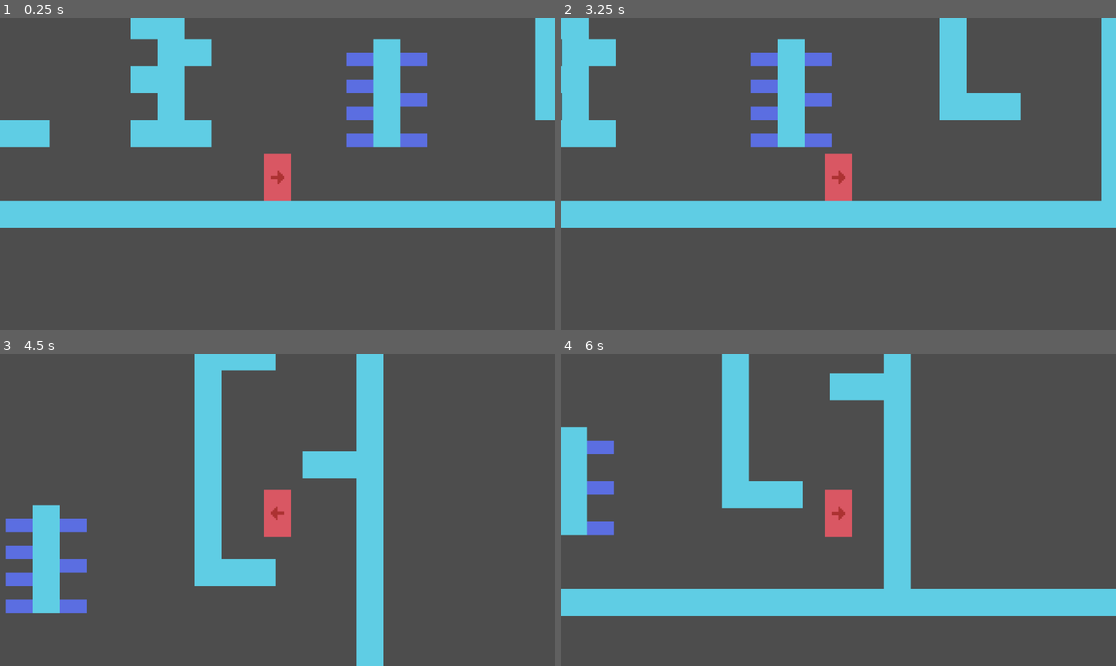
Above: before the commit, frames 1-4 (two rows, left to right).
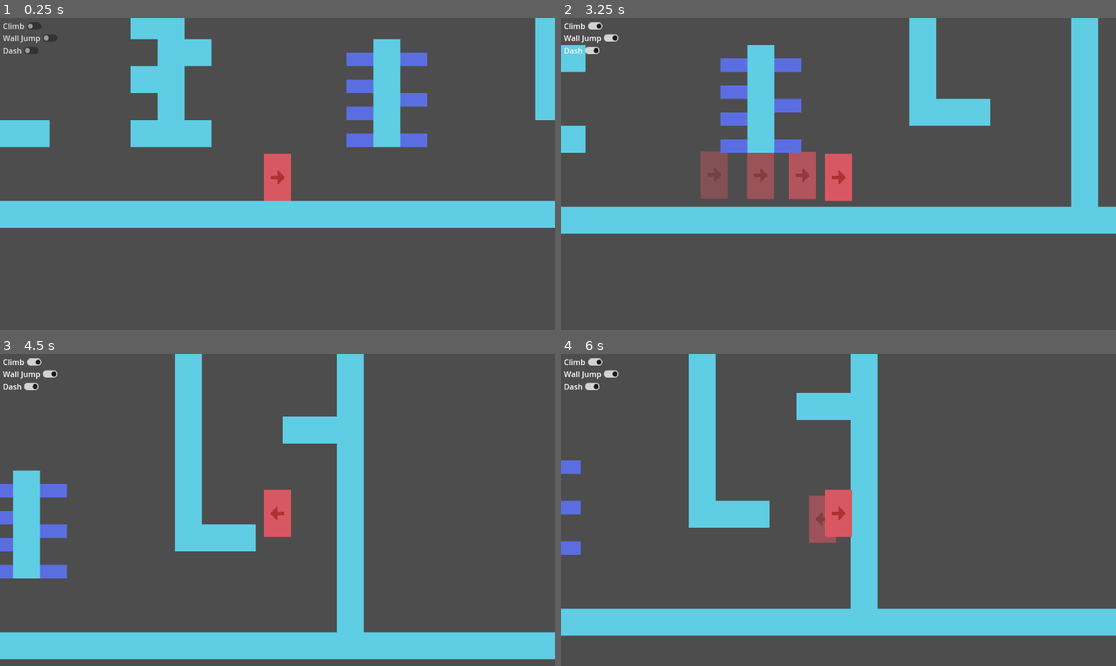
Above: after the commit, the same moments.

Repository: Alfrenzo/TestPlayerController
Game: Godot game, scene res://Scene.tscn
Two runs of this game, one before a commit and one after it. Both use one fixed random seed, a clock stepped at 60 frames per second and the inputs below. The engine's default icon, where the game draws it, is replaced by a stand-in: a white triangle on a blue panel in a dark square.
Inputs (mouse positions are in pixels of both pictures, inside the frame that each line leads up to):
- Up to frame 1 (0.25 s): no input
- Up to frame 2 (3.25 s): click (583, 27) at 0.5 s, where only the run after the commit has a clickable "Climb"; click (588, 36) at 1.25 s, where only the run after the commit has a clickable "Wall Jump"; click (583, 49) at 2 s, where only the run after the commit has a clickable "Dash"; tap Enter at 2.75 s; hold D (move_right) from 2.78 s (still down); hold L (climb) from 2.78 s (still down); tap Space (jump) at 3.02 s; tap Shift (dash) at 3.05 s
- Up to frame 3 (4.5 s): tap Space (jump) at 3.32, 3.77, 3.8, 4.07 s; release L (climb) at 3.53 s; tap Shift (dash) at 3.6 s; release D (move_right) at 4.28 s; hold A (move_left) from 4.28 s (still down); hold Space (jump) from 4.28 s (still down)
- Up to frame 4 (6 s): tap L (climb) at 4.55, 5.1 s; release A (move_left) at 5.03 s; release Space (jump) at 5.03 s; hold D (move_right) from 5.03 s (still down); tap Space (jump) at 5.27, 5.57 s; tap Shift (dash) at 5.3, 5.85 s; hold Space (jump) from 5.78 s (still down)

The runs differ from the first frame. In frame 1, 0.3% of the frame differs, in the area x 0-11%, y 1-12%; in frame 2, 22%; in frame 3, 27%; in frame 4, 30%, in the area x 0-100%, y 0-91%.

Commit message:
Added dash effect and buttons to disable abilities

Diff:
--- /dev/null
+++ b/DashGhost.gd
@@ -0,0 +1,6 @@
+extends Sprite2D
+
+func _ready():
+	var tween = get_tree().create_tween()
+	tween.tween_property(self, "modulate:a", 0.0, 0.3)
+	tween.tween_callback(self.queue_free)
--- /dev/null
+++ b/GhostScene.tscn
@@ -0,0 +1,9 @@
+[gd_scene load_steps=3 format=3 uid="uid://chxacjuwynjop"]
+
+[ext_resource type="Texture2D" uid="uid://e3t21er5f1og" path="res://icon.svg" id="1_a0y3j"]
+[ext_resource type="Script" path="res://DashGhost.gd" id="2_hxnma"]
+
+[node name="GhostScene" type="Sprite2D"]
+z_index = -1
+texture = ExtResource("1_a0y3j")
+script = ExtResource("2_hxnma")
--- a/Player.gd
+++ b/Player.gd
@@ -19,6 +19,7 @@
 @onready var wallJumpTimer = $Timers/WallJumpTimer
 @onready var wallJumpPauseTimer = $Timers/WallJumpPauseTimer
 @onready var wallJumpDeclineTimer = $Timers/WallJumpDeclineTimer
+@onready var ghostTimer = $Timers/GhostTimer
 @onready var groundDetector = $GroundDetector
 @onready var wallDetectorRight = $WallDetectors/WallDetectorRight
 @onready var wallDetectorLeft = $WallDetectors/WallDetectorLeft
@@ -52,8 +53,9 @@
 enum Ability { CLIMBING, WALL_JUMP, DASH }
 enum State { NORMAL, CLIMBING, WALL_JUMPING, WALL_JUMP_DECLINE }
 var state = State.NORMAL
-var abilities = [Ability.CLIMBING, Ability.WALL_JUMP, Ability.DASH]
-
+var abilities = []
+
+var ghost_scene = preload("res://GhostScene.tscn")
 var gravity = ProjectSettings.get_setting("physics/2d/default_gravity")
 var checkpoint = Vector2.ZERO
 
@@ -62,6 +64,7 @@
 	checkpoint = global_position
 	wallJumpPauseTimer.timeout.connect(active_wall_jump_decline)
 	wallJumpDeclineTimer.timeout.connect(switch_to_normal_state)
+	ghostTimer.timeout.connect(on_ghost_timer_timeout)
 
 func _physics_process(delta):
 	state = get_updated_state()
@@ -138,7 +141,7 @@
 			velocity.y += gravity * (lowJumpMultiplier * multiplier) * delta
 
 func handle_buffers():
-	if isOnFloor or isOnWall:
+	if isOnFloor or (state == State.CLIMBING and isOnWall):
 		if jumpBuffered:
 			jump()
 	if isOnFloor:
@@ -150,13 +153,13 @@
 		var currentTime = Time.get_ticks_msec()
 		var dashElapTime = (currentTime - dashStartTime) / 1000.0
 
-		if dashElapTime < 0.1:
+		if dashElapTime < 0.15:
 			var vel = dashDir.normalized() * Vector2(dashDistance, dashDistance / 1.8)
 			vel /= 10
 			velocity = vel
 		else:
 			isDashing = false
-			#ghostTimer.stop()
+			ghostTimer.stop()
 		return
 
 	if isOnFloor:
@@ -170,12 +173,25 @@
 			get_tree().create_timer(jumpBufferTime).timeout.connect(reset_dash_buffer)
 
 func dash():
-	#ghostTimer.start()
-	#instance_ghost()
+	ghostTimer.start()
+	instance_ghost()
 	dashDir = Vector2(Input.get_axis("move_left", "move_right"),Input.get_axis("move_up", "move_down"))
 	dashAvailable = false
 	isDashing = true
 	dashStartTime = Time.get_ticks_msec()
+
+func instance_ghost():
+	var ghost: Sprite2D = ghost_scene.instantiate()
+	get_tree().root.add_child(ghost)
+
+	#ghost.position = sprite.position
+	ghost.global_position = global_position + sprite.position
+	ghost.texture = sprite.texture
+	ghost.flip_h = sprite.flip_h
+
+# Ran multiple times throughout dash
+func on_ghost_timer_timeout():
+	instance_ghost()
 
 func reset_dash_buffer():
 	dashBuffered = false
@@ -329,3 +345,28 @@
 		velocity.x = facingDir * speed
 	else:
 		velocity.x = 0
+
+# Enable/disable ability test buttons
+func _on_climb_button_toggled(toggled_on):
+	var index = abilities.find(Ability.CLIMBING)
+	if index != -1:
+		abilities.remove_at(index)
+
+	if toggled_on:
+		abilities.append(Ability.CLIMBING)
+
+func _on_wall_jump_button_toggled(toggled_on):
+	var index = abilities.find(Ability.WALL_JUMP)
+	if index != -1:
+		abilities.remove_at(index)
+
+	if toggled_on:
+		abilities.append(Ability.WALL_JUMP)
+
+func _on_dash_button_toggled(toggled_on):
+	var index = abilities.find(Ability.DASH)
+	if index != -1:
+		abilities.remove_at(index)
+
+	if toggled_on:
+		abilities.append(Ability.DASH)
--- a/Player.tscn
+++ b/Player.tscn
@@ -26,10 +26,12 @@
 texture = ExtResource("2_nwh2l")
 
 [node name="Collider" type="CollisionShape2D" parent="."]
+visible = false
 position = Vector2(0, 2.5)
 shape = SubResource("RectangleShape2D_wy7b0")
 
 [node name="GroundDetector" type="Area2D" parent="."]
+visible = false
 collision_mask = 2
 
 [node name="CollisionShape2D" type="CollisionShape2D" parent="GroundDetector"]
@@ -76,6 +78,7 @@
 collision_mask = 2
 
 [node name="WallDetectors" type="Control" parent="."]
+visible = false
 layout_mode = 3
 anchors_preset = 0
 offset_right = 40.0
@@ -123,4 +126,7 @@
 wait_time = 0.2
 one_shot = true
 
+[node name="GhostTimer" type="Timer" parent="Timers"]
+wait_time = 0.05
+
 [connection signal="body_entered" from="Hitbox" to="." method="_on_spiked_entered"]
--- a/Scene.tscn
+++ b/Scene.tscn
@@ -76,3 +76,30 @@
 tile_set = SubResource("TileSet_qc5r8")
 format = 2
 layer_0/tile_data = PackedInt32Array(-65522, 0, 0, -65521, 0, 0, -65520, 0, 0, -65519, 0, 0, -65516, 0, 0, -65515, 0, 0 …(309 unchanged characters)…
+
+[node name="CanvasLayer" type="CanvasLayer" parent="."]
+
+[node name="ClimbButton" type="CheckButton" parent="CanvasLayer"]
+offset_top = 1.0
+offset_right = 93.0
+offset_bottom = 32.0
+focus_mode = 0
+text = "Climb"
+
+[node name="WallJumpButton" type="CheckButton" parent="CanvasLayer"]
+offset_top = 26.0
+offset_right = 126.0
+offset_bottom = 57.0
+focus_mode = 0
+text = "Wall Jump"
+
+[node name="DashButton" type="CheckButton" parent="CanvasLayer"]
+offset_top = 52.0
+offset_right = 87.0
+offset_bottom = 83.0
+focus_mode = 0
+text = "Dash"
+
+[connection signal="toggled" from="CanvasLayer/ClimbButton" to="Player" method="_on_climb_button_toggled"]
+[connection signal="toggled" from="CanvasLayer/WallJumpButton" to="Player" method="_on_wall_jump_button_toggled"]
+[connection signal="toggled" from="CanvasLayer/DashButton" to="Player" method="_on_dash_button_toggled"]
